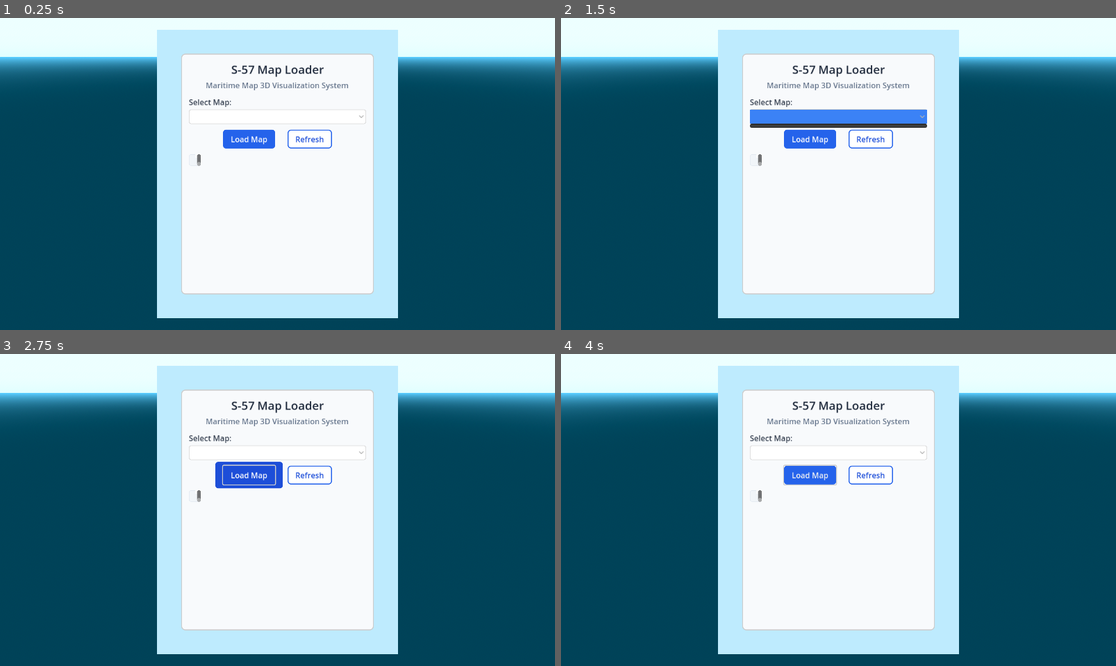
Above: before the commit, frames 1-4 (two rows, left to right).
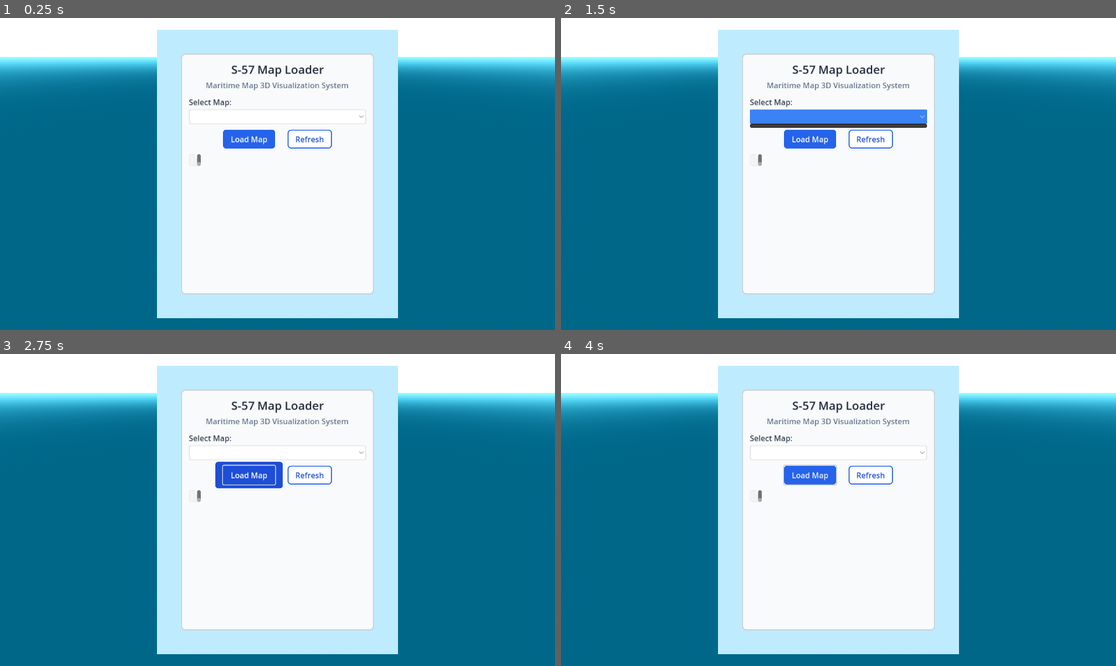
Above: after the commit, the same moments.

Repository: teakdemir/Godot_S57
Game: Godot game, scene res://scenes/WORLD/Main.tscn
Same seed, same stepped clock (60 frames per second), same inputs: the game is played once before the commit and once after it.
Inputs (mouse positions are in pixels of both pictures, inside the frame that each line leads up to):
- Up to frame 1 (0.25 s): no input
- Up to frame 2 (1.5 s): click "Refresh" at 0.5 s; click (838, 117) at 1.25 s
- Up to frame 3 (2.75 s): click "Load Map" at 2 s
- Up to frame 4 (4 s): move the mouse to (960, 494) at 2.77 s; hold D (move_right) 2.78-3.53 s; tap Mouse wheel down (move_down) at 2.85 s; click (960, 494) at 2.92 s; move the mouse to (727, 525) at 3.52 s; hold S (move_back) from 3.53 s (still down); tap Shift (move_fast) at 3.6 s

The runs differ from the first frame. In frame 1, 52% of the frame differs, in the area x 0-100%, y 10-100%; in frame 2, 52%; in frame 3, 52%; in frame 4, 52%.

Commit message:
kararma çözüldü by baboon

Diff:
--- a/godot_s57/scenes/WORLD/Main.tscn
+++ b/godot_s57/scenes/WORLD/Main.tscn
@@ -17,13 +17,18 @@
 [sub_resource type="Environment" id="Environment_default"]
 background_mode = 2
 sky = SubResource("Sky_default")
-ambient_light_source = 1
+ambient_light_source = 2
+ambient_light_color = Color(0.701961, 0.85098, 1, 1)
 ambient_light_sky_contribution = 0.7
+ambient_light_energy = 0.8
+tonemap_mode = 2
+tonemap_exposure = 1.5
 glow_enabled = true
 glow_intensity = 0.35
 volumetric_fog_enabled = true
 volumetric_fog_density = 0.005
 volumetric_fog_albedo = Color(0.713726, 0.901961, 0.992157, 1)
+volumetric_fog_emission = Color(0.2, 0.25098, 0.34902, 1)
 
 [node name="Main_tscn" type="Node3D"]
 script = ExtResource("1_main")
@@ -35,7 +40,7 @@
 transform = Transform3D(0.359271, 0.66517, -0.654579, -0.821388, 0.558336, 0.116544, 0.442997, 0.495792, 0.746957, -1.192e-07, 0.334859, 0.478228)
 light_color = Color(1, 0.952941, 0.839216, 1)
 light_indirect_energy = 0.5
-light_volumetric_fog_energy = 0.5
+light_volumetric_fog_energy = 0.8
 light_angular_distance = 1.0
 shadow_enabled = true
 shadow_bias = 0.05
